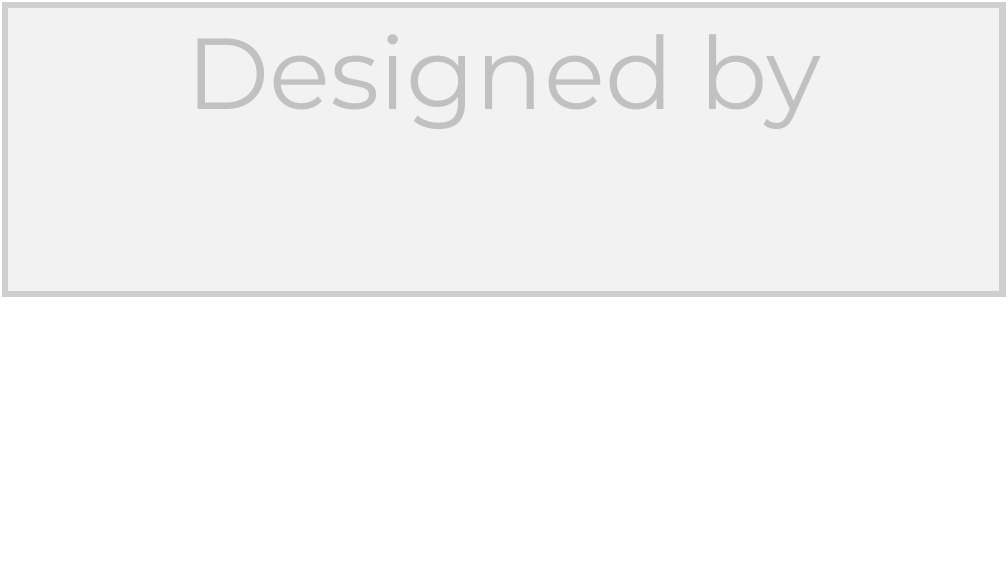
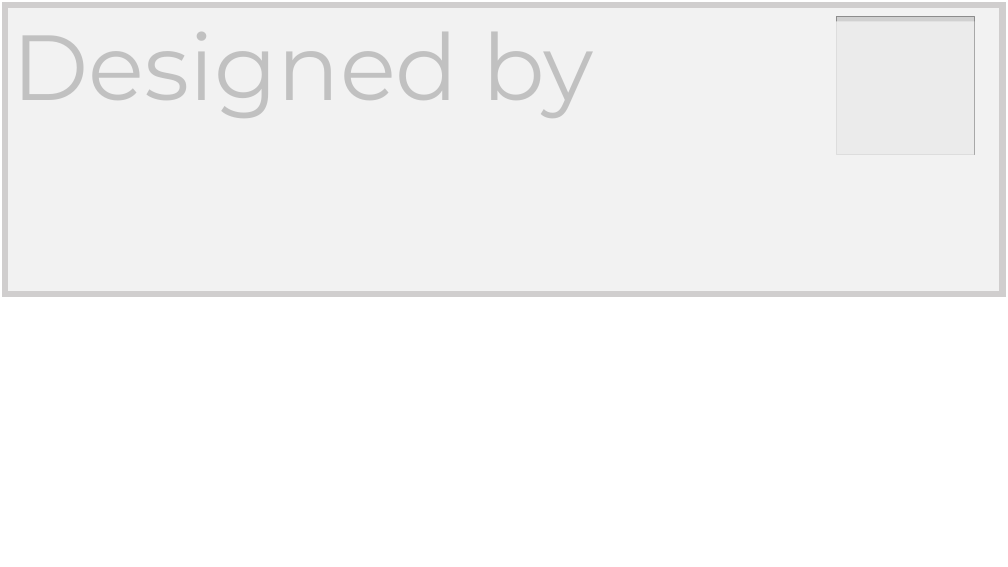
Before and after one commit to BPaaSModelling/Ontology4ModelingEnvironment, a slide deck: slide 5 of images/stickyNotes.pptx. Drawn at 1008x567 pixels with LibreOffice and Linux fonts; fonts in the diff are those of the drawing; grey boxes stand for pictures. Boxes give left, top, right and bottom in pixels: in the first picture for what was removed or moved away, otherwise in the second. Text is boxed around its words. In the diff, an @@ line names an element or a change of style, - is before the commit and + after.

```diff
--- a/images/stickyNotes.pptx
+++ b/images/stickyNotes.pptx
@@ rectangle "Designed by" at [5,5,1003,294]: size 96 to 88 pt; alignment centre to left @@
@@ rectangle: place and size @@
-rectangle at [82,21,930,275]
+rectangle at [13,21,975,275]
@@ picture added at [836,16,975,154] @@
```
Also in this commit, not shown: 6 other slides changed, 32 slides added, 13 other files.
